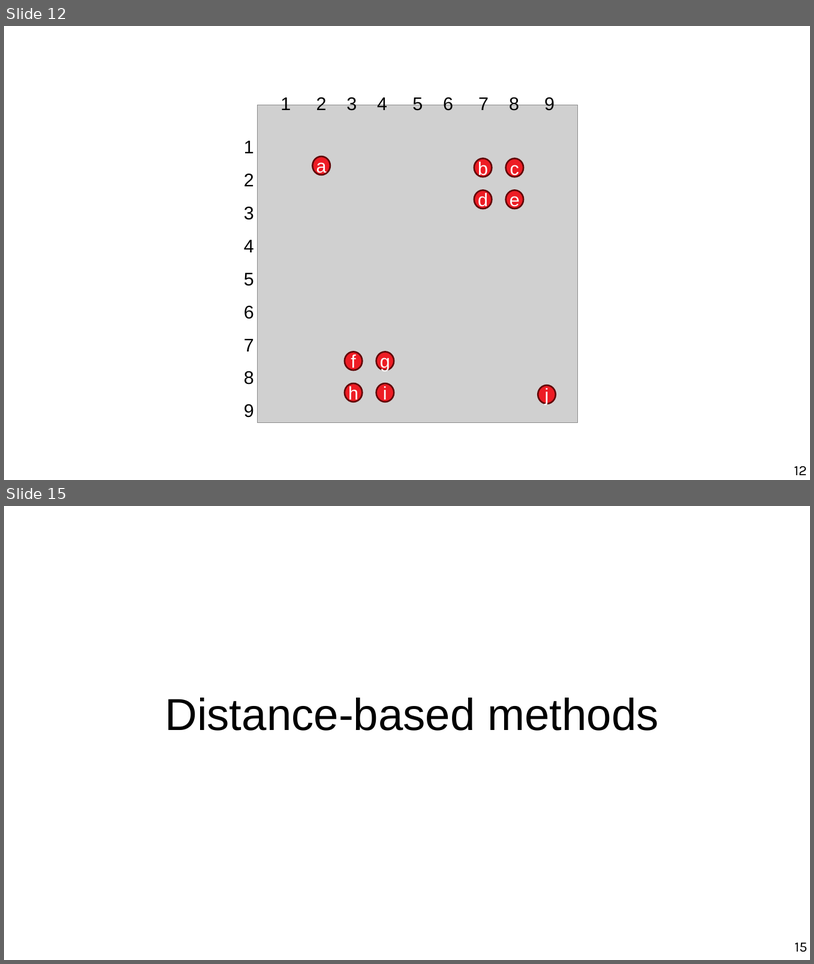
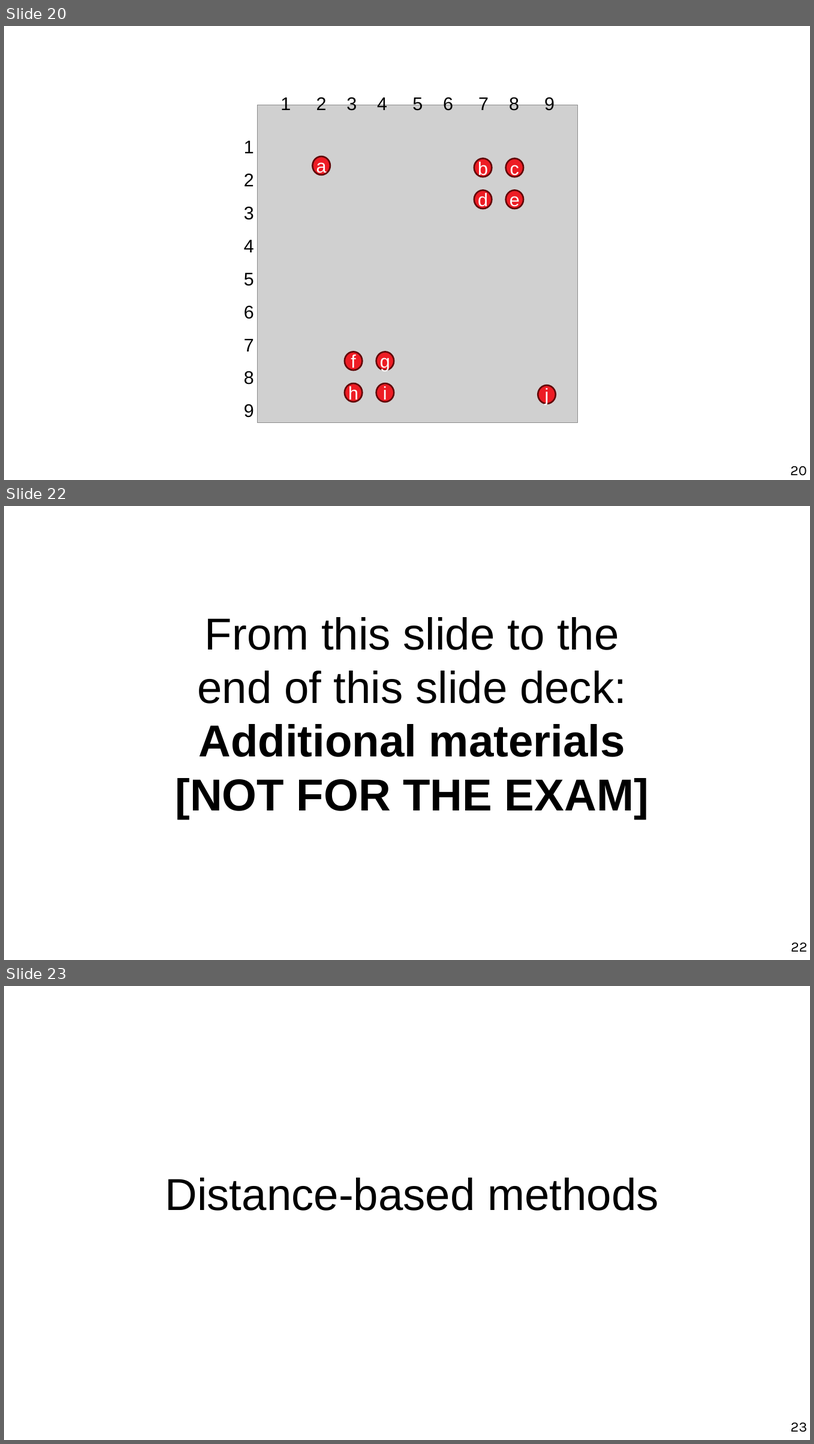
Before and after one commit to marco-calautti/data-mining-course, a slide deck: theory/odp/tt21_outliers_isolation.odp. Shown one above the other, each under a label of ours: slides 12 and 15 before the commit, slides 20, 22 and 23 after it; the slides between them are not shown. The pictures are 814x964 and 814x1444 pixels, drawn with LibreOffice and Linux fonts; fonts in the diff are those of the drawing; grey boxes stand for pictures. Boxes give left, top, right and bottom in pixels: in the first picture for what was removed or moved away, otherwise in the second. Text is boxed around its words. In the diff, an @@ line names an element or a change of style, - is before the commit and + after.

```diff
--- a/theory/odp/tt21_outliers_isolation.odp
+++ b/theory/odp/tt21_outliers_isolation.odp
@@ slide 22 added at [4,506,810,960], background #FFFFFF @@
@@ title added at [175,617,649,819], 44 pt, text #000000 @@
+From this slide to the
+end of this slide deck:
+Additional materials
+[NOT FOR THE EXAM]
@@ page number added at [791,942,807,951], 14 pt, text #000000 @@
+22
@@ what was slide 12 is now slide 20 @@
@@ page number at [791,466,807,475]: text changed @@
-12
+20
@@ what was slide 15 is now slide 23 @@
@@ page number at [791,1422,808,1432]: text changed @@
-15
+23
```
Also in this commit, not shown: 11 slides changed, 8 other slides added, 1 slide removed, 2 other files.
